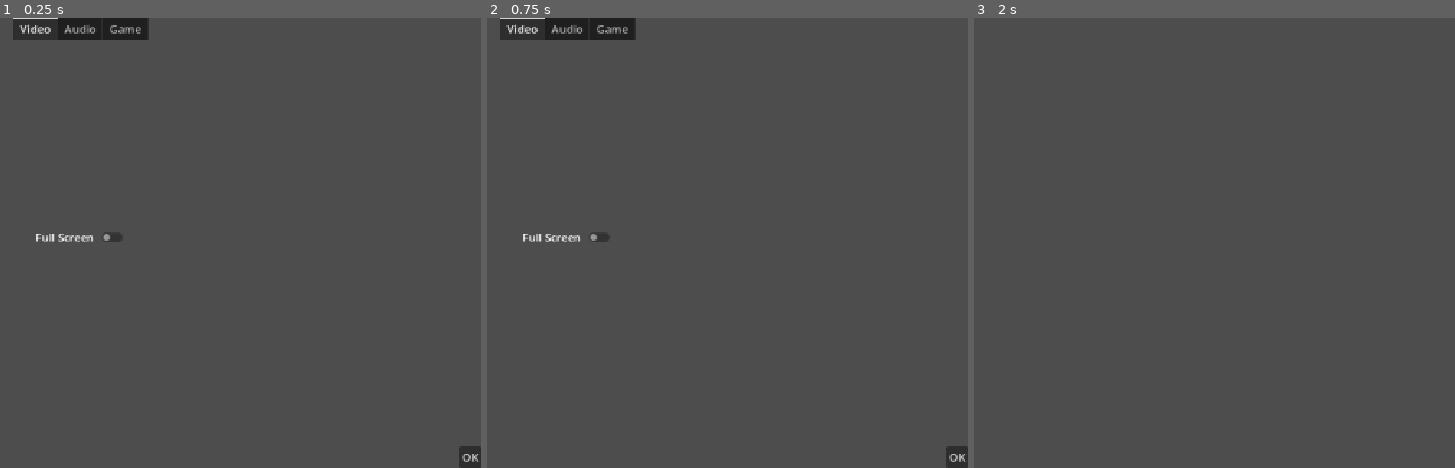
Above: before the commit, frames 1-3 (left to right).
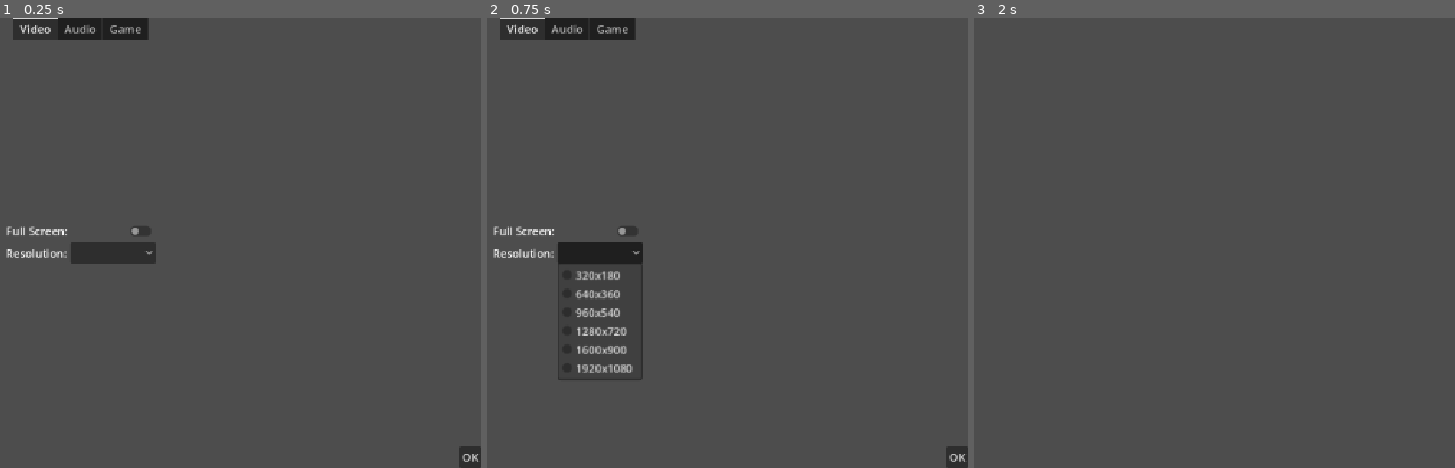
Above: after the commit, the same moments.

Repository: arko-poet/godot-template
Game: Godot game, scene res://scenes/menus/options/options_menu.tscn
Same seed, same stepped clock (60 frames per second), same inputs: the game is played once before the commit and once after it. This scene is started directly instead of the project's main scene. Sound files missing from this copy of the repository are replaced by a short silence.
Inputs (mouse positions are in pixels of both pictures, inside the frame that each line leads up to):
- Up to frame 1 (0.25 s): no input
- Up to frame 2 (0.75 s): click (602, 252) at 0.52 s
- Up to frame 3 (2 s): click "OK" at 1.25 s

The runs differ from the first frame. In frame 1, 1.4% of the frame differs, in the area x 1-33%, y 46-55%; in frame 2, 2.5%, in the area x 1-33%, y 46-81%; in frame 3, nothing differs.

Commit message:
add resolution change option

Diff:
--- a/project/scenes/menus/options/options_menu.tscn
+++ b/project/scenes/menus/options/options_menu.tscn
@@ -5,7 +5,7 @@
 
 [node name="OptionsMenu" type="CanvasLayer" unique_id=1244393214]
 script = ExtResource("1_5l26w")
-audio_bus_slider_scene = ExtResource("2_5l26w")
+resolutions = Array[Vector2i]([Vector2i(320, 180), Vector2i(640, 360), Vector2i(960, 540), Vector2i(1280, 720), Vector2i(1600, 900), Vector2i(1920, 1080)])
 
 [node name="UI" type="Control" parent="." unique_id=1513808327]
 layout_mode = 3
@@ -55,9 +55,17 @@
 
 [node name="FullScreenLabel" type="Label" parent="UI/VideoSettings" unique_id=2011996290]
 layout_mode = 2
-text = "Full Screen"
+text = "Full Screen:"
 
 [node name="FullScreenButton" type="CheckButton" parent="UI/VideoSettings" unique_id=172228360]
+unique_name_in_owner = true
+layout_mode = 2
+
+[node name="ResolutionsLabel" type="Label" parent="UI/VideoSettings" unique_id=307415014]
+layout_mode = 2
+text = "Resolution:"
+
+[node name="ResolutionsButton" type="OptionButton" parent="UI/VideoSettings" unique_id=1545424601]
 unique_name_in_owner = true
 layout_mode = 2
 
@@ -148,5 +156,6 @@
 
 [connection signal="tab_changed" from="UI/TabBar" to="." method="_on_tab_bar_tab_changed"]
 [connection signal="toggled" from="UI/VideoSettings/FullScreenButton" to="." method="_on_full_screen_button_toggled"]
+[connection signal="item_selected" from="UI/VideoSettings/ResolutionsButton" to="." method="_on_resolutions_button_item_selected"]
 [connection signal="toggled" from="UI/AudioSettings/MuteButton" to="." method="_on_mute_button_toggled"]
 [connection signal="pressed" from="UI/AcceptOptionsButton" to="." method="_on_accept_options_button_pressed"]
--- a/project/scripts/autoloads/settings.gd
+++ b/project/scripts/autoloads/settings.gd
@@ -20,6 +20,12 @@
 			DisplayServer.window_set_mode(DisplayServer.WINDOW_MODE_WINDOWED)
 
 		_save_setting("video", "fullscreen", fullscreen)
+
+var resolution: Vector2i:
+	set(value):
+		resolution = value
+		DisplayServer.window_set_size(resolution)
+		_save_setting("video", "resolution", resolution)
 
 var mute_enabled: bool:
 	set(value):
@@ -48,6 +54,8 @@
 			default_bus_volume = _DEFAULT_BUS_VOLUME
 		set_bus_volume(bus_name, config.get_value("audio", bus_name.to_lower(), default_bus_volume))
 
+	resolution = config.get_value("video", "resolution", get_default_resolution())
+
 
 func get_bus_volume(bus_name: StringName) -> float:
 	if not bus_name in _bus_volumes:
@@ -69,6 +77,13 @@
 	_save_setting("audio", bus_name.to_lower(), volume)
 
 
+func get_default_resolution() -> Vector2i:
+	return Vector2i(
+		ProjectSettings.get_setting("display/window/size/viewport_width"),
+		ProjectSettings.get_setting("display/window/size/viewport_height"),
+	)
+
+
 func _save_setting(section: String, key: String, value: Variant) -> void:
 	var config := ConfigFile.new()
 	config.load(_SETTINGS_FILE_PATH)
--- a/project/scripts/menus/options/options_menu.gd
+++ b/project/scripts/menus/options/options_menu.gd
@@ -1,9 +1,12 @@
 extends Node
+
+@export var resolutions: Array[Vector2i]
 
 @onready var tab_panels := [%VideoSettings, %AudioSettings, %GameSettings]
 @onready var audio_settings: GridContainer = %AudioSettings
 
 @onready var full_screen_button: CheckButton = %FullScreenButton
+@onready var resolutions_button: OptionButton = %ResolutionsButton
 
 @onready var mute_button: CheckButton = %MuteButton
 
@@ -11,6 +14,10 @@
 func _ready() -> void:
 	full_screen_button.button_pressed = Settings.fullscreen
 	mute_button.button_pressed = Settings.mute_enabled
+
+	for resolution in resolutions:
+		resolutions_button.add_item("%sx%s" % [resolution.x, resolution.y])
+	resolutions_button.select(resolutions.find(Settings.resolution))
 
 
 func _on_tab_bar_tab_changed(tab: int) -> void:
@@ -31,5 +38,5 @@
 	Settings.mute_enabled = toggled_on
 
 
-#func _on_bus_slider_value_changed(value: float, bus_name: StringName) -> void:
-	#Settings.set_bus_volume(bus_name, value)
+func _on_resolutions_button_item_selected(index: int) -> void:
+	Settings.resolution = resolutions[index]
Not shown, changed: docs/dev_notes/dev-notes/.obsidian/workspace.json
Not shown, added: docs/dev_notes/dev-notes/02-09-2026.md
Not shown, changed: docs/dev_notes/dev-notes/Godot Template.md
Not shown, changed: docs/dev_notes/dev-notes/Project Goals.md
